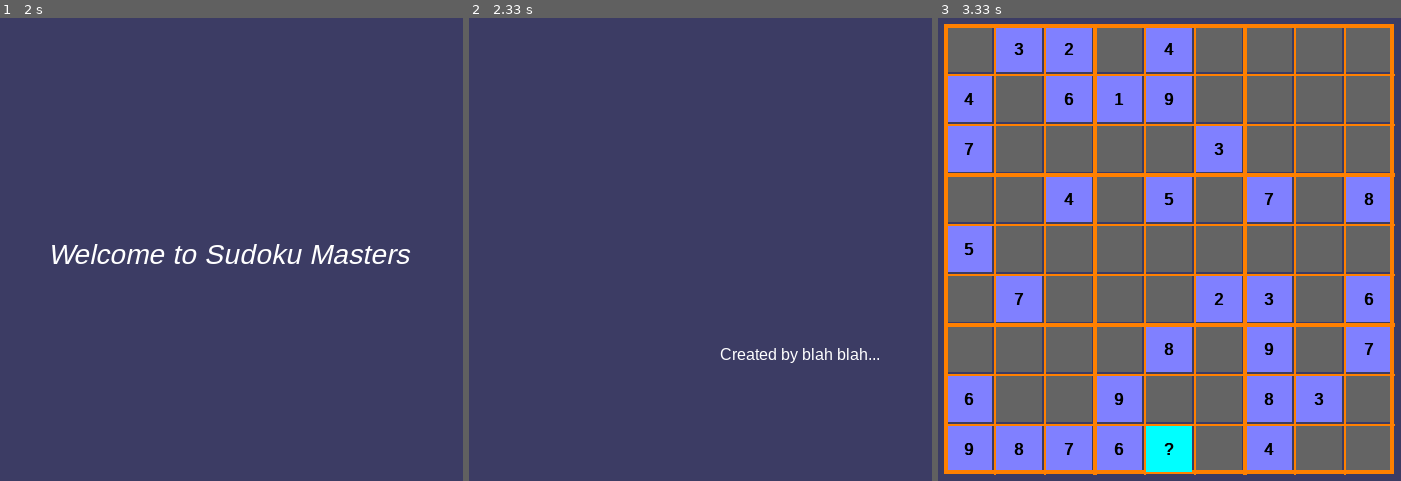
Above: before the commit, frames 1-3 (left to right).
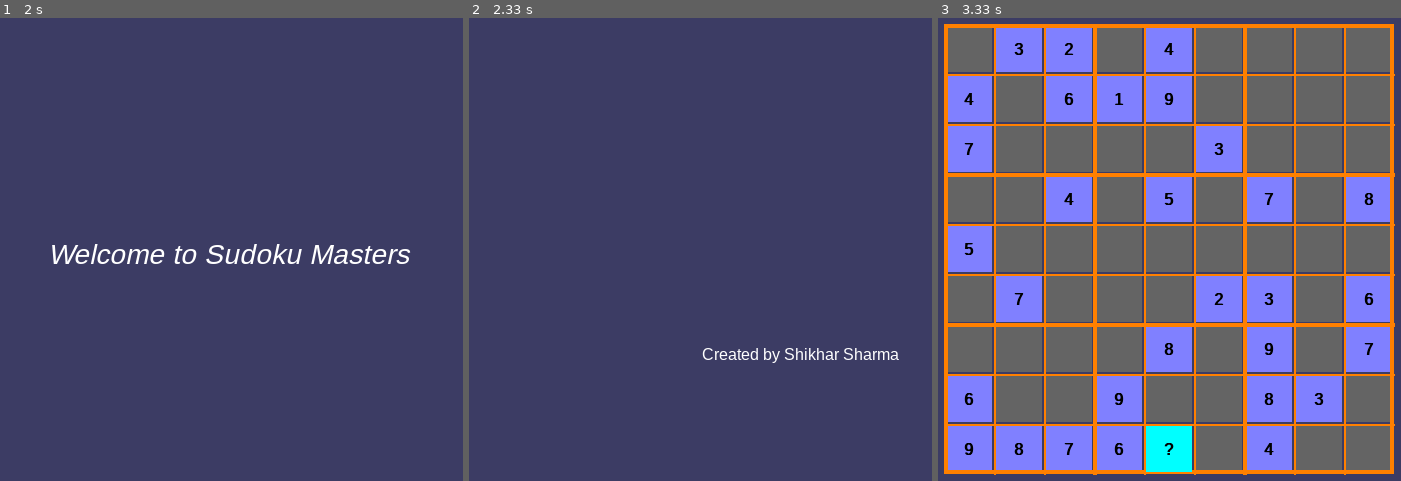
Above: after the commit, the same moments.

Repository: Hidestor/Pygame-Sudoku
Game: pygame game, started from sudoku 2.0.py
The game is run twice, just before and just after one commit, with the same random seed, the same clock (stepped at 60 frames per second) and the same inputs.
Inputs (mouse positions are in pixels of both pictures, inside the frame that each line leads up to):
- Up to frame 1 (2 s): tap Y at 1.83 s
- Up to frame 2 (2.33 s): no input
- Up to frame 3 (3.33 s): press the mouse at (1067, 96) at 2.77 s; move the mouse to (1118, 268) at 2.87 s; move the mouse to (1174, 439) at 2.97 s; release the mouse at (1174, 439) at 3 s; tap Enter at 3.23 s

Frame 1 is identical in both runs. In frame 2, 0.6% of the frame differs, in the area x 50-93%, y 71-75%; in frame 3, nothing differs.

Commit message:
Update sudoku 2.0.py

Diff:
--- a/sudoku 2.0.py
+++ b/sudoku 2.0.py
@@ -62,7 +62,7 @@
 	while True:
 		smallFont.set_bold(False)
 		welcomeScr()
-		pygame.mixer.music.load('./intro.mp3')
+		pygame.mixer.music.load('./intro.mp3') #file containing the music to be played were loaded
 		pygame.mixer.music.play(-1,0.0)
 		DISPLAYSURF.fill(BGCOLOUR) #setting the background of our surface
 		smallFont.set_bold(True)
@@ -142,6 +142,7 @@
 						continue
 					break
 
+			#Displaying all the information we have built on the background to the surface
 			pygame.display.update()
 			if hasWon(displayedBoard):#check for win
 				pygame.mixer.music.stop()
@@ -283,9 +284,9 @@
 	welcomeRect.center=(WINDOWWIDTH/2,WINDOWHEIGHT/2)
 	DISPLAYSURF.blit(welcomeMessage,welcomeRect)
 	pygame.display.update()
-	time.sleep(2)
+	time.sleep(2) #pause for a two seconds
 	DISPLAYSURF.fill(BGCOLOUR)
-	welcomeMessage=smallFont.render('Created by blah blah...',True,WHITE)
+	welcomeMessage=smallFont.render('Created by Shikhar Sharma',True,WHITE)
 	welcomeRect=welcomeMessage.get_rect()
 	welcomeRect.center=(WINDOWWIDTH/2+100,WINDOWHEIGHT/2+100)
 	DISPLAYSURF.blit(welcomeMessage,welcomeRect)
